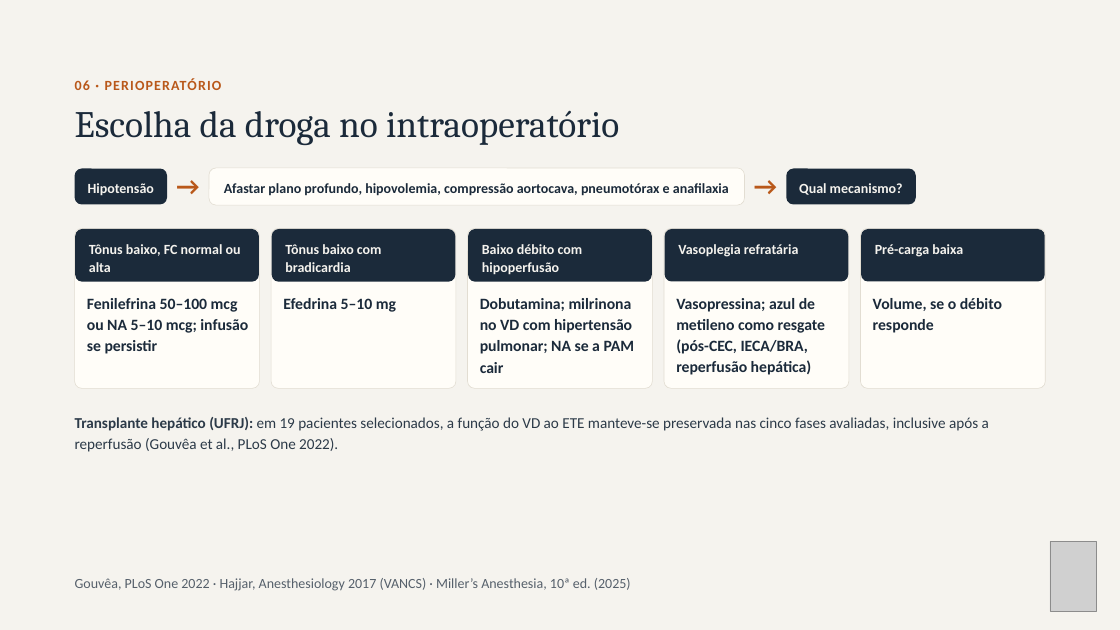
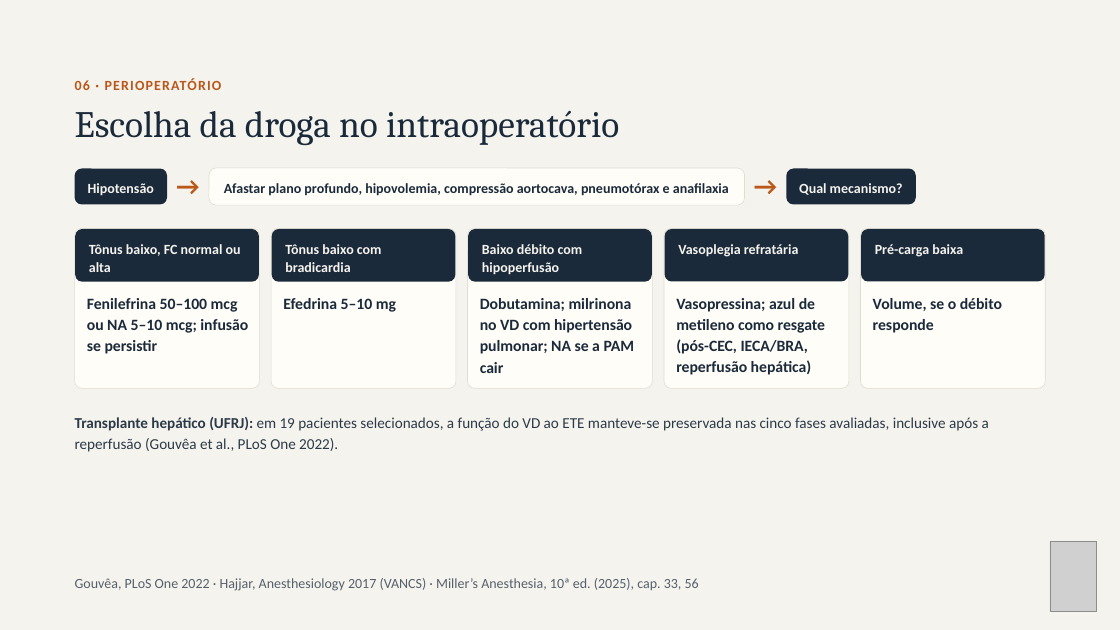
Before and after one commit to brunomoraesdubois-bit/Bruno, a slide deck: slide 15 of apresentacao/Aminas_Vasoativas.pptx. Drawn at 1120x630 pixels with LibreOffice and Linux fonts; fonts in the diff are those of the drawing; grey boxes stand for pictures. Boxes give left, top, right and bottom in pixels: in the first picture for what was removed or moved away, otherwise in the second. Text is boxed around its words. In the diff, an @@ line names an element or a change of style, - is before the commit and + after.

```diff
--- a/apresentacao/Aminas_Vasoativas.pptx
+++ b/apresentacao/Aminas_Vasoativas.pptx
@@ text at bbox=[75, 578, 699, 591]: text changed @@
-Gouvêa, PLoS One 2022 · Hajjar, Anesthesiology 2017 (VANCS) · Miller’s Anesthesia, 10ª ed. (2025)
+Gouvêa, PLoS One 2022 · Hajjar, Anesthesiology 2017 (VANCS) · Miller’s Anesthesia, 10ª ed. (2025), cap. 33, 56
```
Also in this commit, not shown: 10 other slides changed, 15 other files.
